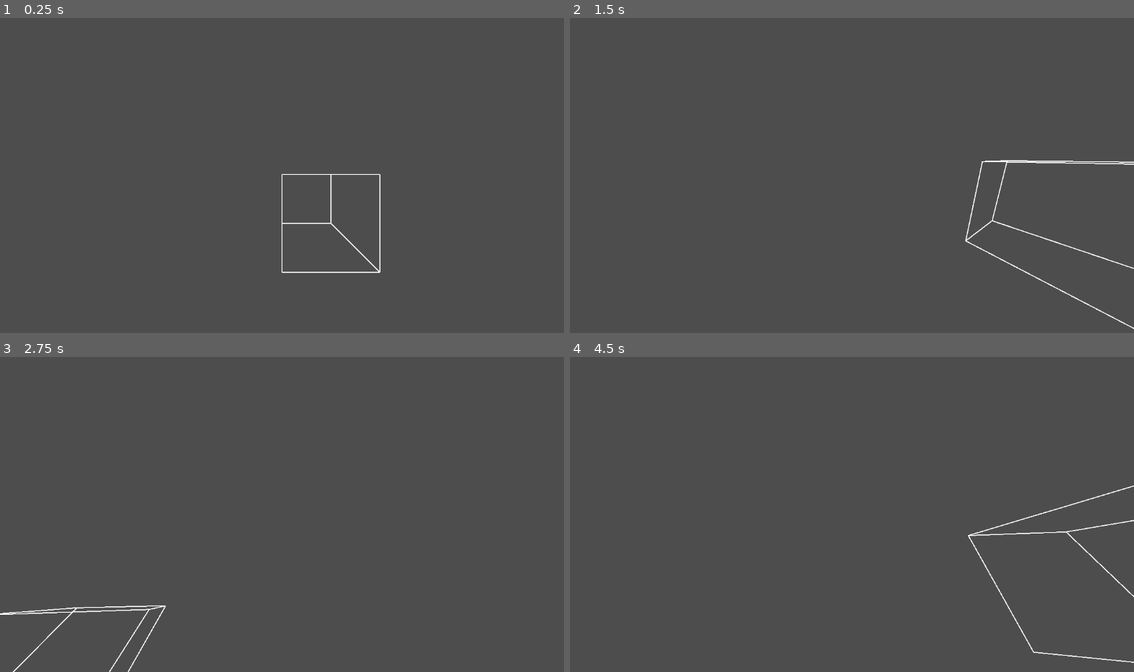
Above: before the commit, frames 1-4 (two rows, left to right).
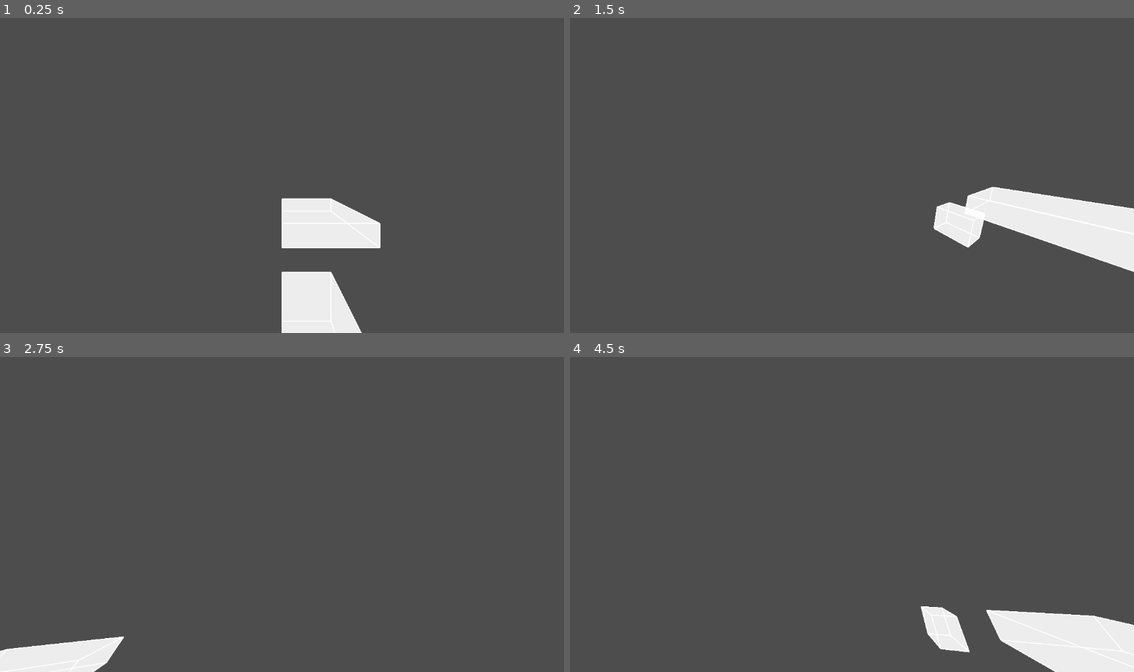
Above: after the commit, the same moments.

Repository: kommeleon/matura
Game: Godot game, scene res://node_2d.tscn
The game is run twice, just before and just after one commit, with the same random seed, the same clock (stepped at 60 frames per second) and the same inputs.
Inputs (mouse positions are in pixels of both pictures, inside the frame that each line leads up to):
- Up to frame 1 (0.25 s): no input
- Up to frame 2 (1.5 s): tap Enter at 0.5 s; move the mouse to (976, 159) at 0.52 s; hold Right (ui_right) 0.53-1.28 s; move the mouse to (739, 191) at 1.27 s; hold Down (ui_down) from 1.28 s (still down)
- Up to frame 3 (2.75 s): move the mouse to (338, 445) at 2.02 s; release Down (ui_down) at 2.03 s; hold Right (ui_right) from 2.03 s (still down)
- Up to frame 4 (4.5 s): move the mouse to (823, 577) at 2.77 s; release Right (ui_right) at 2.78 s; hold Up (ui_up) 2.78-3.53 s; move the mouse to (1021, 561) at 3.52 s; hold Left (ui_left) from 3.53 s (still down); tap Space at 4.25 s; move the mouse to (682, 467) at 4.27 s

The runs differ from the first frame. In frame 1, 4.8% of the frame differs, in the area x 49-68%, y 49-100%; in frame 2, 5.5%, in the area x 64-100%, y 45-99%; in frame 3, 2.2%; in frame 4, 5.1%.

Commit message:
Funktionalität für mehrere Arrays
~2h
Ich habe funktionalität für mehrere Arrays hinzugefügt indem ich mehrer Mal alles zeichne. Dies ist nicht gut optimiert da am effizientesten wäre nur einmal durch alle Loops von zeichnen zu gehen und ich immer noch nicht das "polygon-clipping" hinter dem Spieler gelöst habe und die edges und faces variablen sich nur auf Quader beziehen und nichts anderes. Um das Problem zu lösen wäre wahrscheinlich am besten eine Klasse für Objekte zu machen. Ich habe auch bewegung wie in einem First-Person spiel hinzugefügt (noch ohne springen), indem man immer über eine bestimmte Höhe bleibt und die Kamera Bewegung einem nicht in y-Richtung bewegt.

Diff:
--- a/screen_renderer.gd
+++ b/screen_renderer.gd
@@ -1,9 +1,12 @@
 extends Node2D
-var cube = [Vector3(0,0,1), Vector3(0,0,2), Vector3(1,0,2), Vector3(1,0,1), Vector3(0,1,1), Vector3(0,1,2), Vector3(1,1,2), Vector3(1, 1, 1)]
+var cube = [Vector3(0,0,4), Vector3(0,0,8), Vector3(4,0,8), Vector3(4,0,4), Vector3(0,1,4), Vector3(0,1,8), Vector3(4,1,8), Vector3(4, 1, 4)]
 var edges = [[0,1], [1,2], [2,3], [3,0],[4,5], [5,6], [6,7], [7,4],[0,4], [1,5], [2,6], [3,7]]
-var camera_pos = Vector3(0,0,0)
+var faces = [[0,1,2,3],[1,2,6,5],[0,1,5,4],[3,2,6,7],[0,3,7,4],[4,5,6,7]]
+var button = [Vector3(0,0,1), Vector3(0,0,2), Vector3(1,0,2), Vector3(1,0,1), Vector3(0,1,1), Vector3(0,1,2), Vector3(1,1,2), Vector3(1, 1, 1)]
+var camera_pos = Vector3(0,3,0)
 var camera_rot = Vector2(0,0)
-var speed = 1
+var arrays_to_render = [cube, button]
+var speed = 5
 var sensitivity = 5
 
 func _camera_rot_2d():
@@ -18,14 +21,14 @@
 			converted_points.append(Vector2(-10000, -10000))
 		else:
 			var x_2d = point.x / point.z
-			var y_2d = point.y / point.z
+			var y_2d = -point.y / point.z
 			converted_points.append(Vector2(x_2d, y_2d))
 	return converted_points
 
 func _points_from_cam(points_3d: Array, camera_pos: Vector3) -> Array:
 	var distance_points = []
 	var basis = _camera_rot_2d()
-	var cam_inv = basis.inverse() # Sicht invertieren (nach links schauen, sachen bewegen sich nach rechts
+	var cam_inv = basis.inverse() # Sicht invertieren (nach links schauen, sachen bewegen sich nach rechts)
 	for point in points_3d: # Abstand messen von Punkten zur Kamera:
 		var relative_vector = point - camera_pos
 		distance_points.append(cam_inv * relative_vector)
@@ -38,36 +41,54 @@
 func _input(event):
 	if event is InputEventMouseMotion:
 		camera_rot.y -= event.relative.x * sensitivity/-1000
-		camera_rot.x -= event.relative.y * sensitivity/1000
+		camera_rot.x += event.relative.y * sensitivity/1000
 		camera_rot.x = clamp(camera_rot.x, -1.57, 1.57) # keine Überrotation
 
 
 func _process(delta):
 	var basis = _camera_rot_2d() # Rotation der Kamera für Bewegung
-	var forward = -basis.z
+	var forward = basis.z
 	var side = basis.x
+	# Bewegung in x und z:
 	if Input.is_action_pressed("ui_up"):
-		camera_pos -= forward * speed * delta
+		camera_pos.x += forward.x * speed * delta
+		camera_pos.z += forward.z * speed * delta
 	if Input.is_action_pressed("ui_down"):
-		camera_pos += forward * speed * delta
+		camera_pos.x -= forward.x * speed * delta
+		camera_pos.z -= forward.z * speed * delta
 	if Input.is_action_pressed("ui_left"):
-		camera_pos -= side * speed * delta
+		camera_pos.x -= side.x * speed * delta
+		camera_pos.z -= side.z * speed * delta
 	if Input.is_action_pressed("ui_right"):
-		camera_pos += side * speed * delta
+		camera_pos.x += side.x * speed * delta
+		camera_pos.z += side.z * speed * delta
 
+	camera_pos.y = clamp(camera_pos.y, 3, 100) # Damit der Spieler nicht über den Boden gehen kann
 	queue_redraw()
 
 func _draw():
-	var points_to_draw = _rendered_points(cube, camera_pos)
+
 	var screen_center = get_viewport_rect().size / 2
 	var scale_amount = 200.0
 
-	var screen_points = []
-	for i in points_to_draw:
-		screen_points.append((i * scale_amount) + screen_center)
 
-	for i in edges:
-		var p1 = screen_points[i[0]]
-		var p2 = screen_points[i[1]]
-		if p1.x > -5000 and p2.x > -5000:
-			draw_line(p1, p2, Color.WHITE, 2.0)
+	for array in arrays_to_render:
+		var screen_points = []
+		var points_to_draw = _rendered_points(array, camera_pos)
+		for i in points_to_draw:
+			screen_points.append((i * scale_amount) + screen_center)
+
+		for i in edges:
+			var p1 = screen_points[i[0]]
+			var p2 = screen_points[i[1]]
+			if p1.x > -5000 and p2.x > -5000:
+				draw_line(p1, p2, Color.WHITE, 2.0)
+
+		for i in faces:
+			var face_points = []
+			for index in i:
+				var p = screen_points[index]
+				if p.x >-5000:
+					face_points.append(p)
+			if face_points.size() >= 3: # Mindestens drei Vektoren für ein Polygon
+				draw_polygon(face_points, [Color(1.0, 1.0, 1.0, 0.678)])
